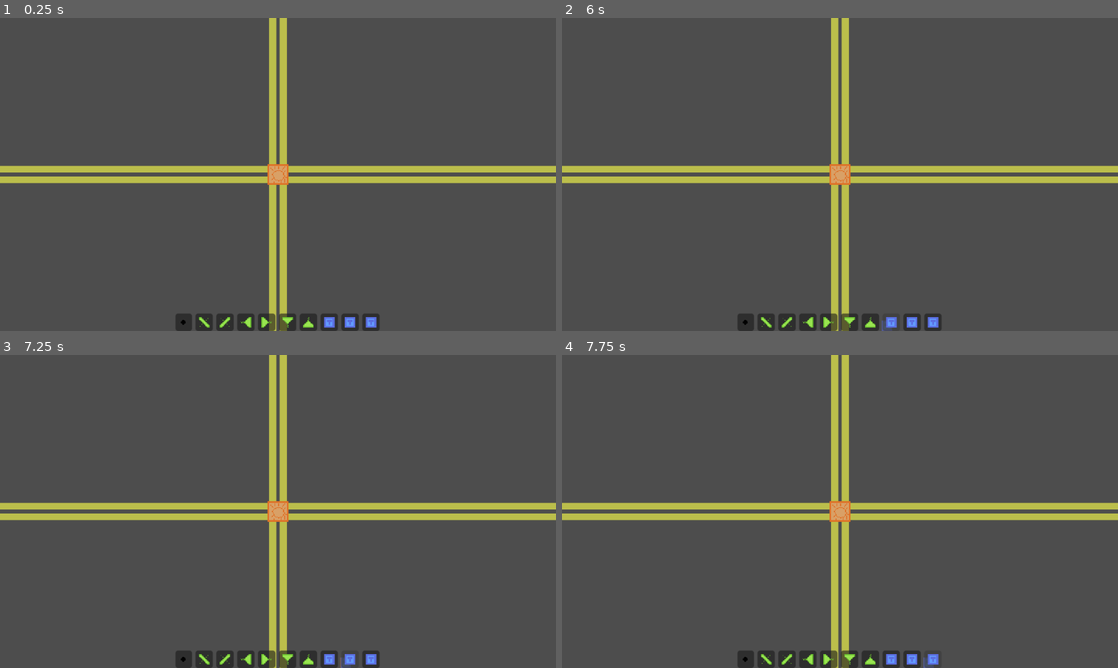
Above: before the commit, frames 1-4 (two rows, left to right).
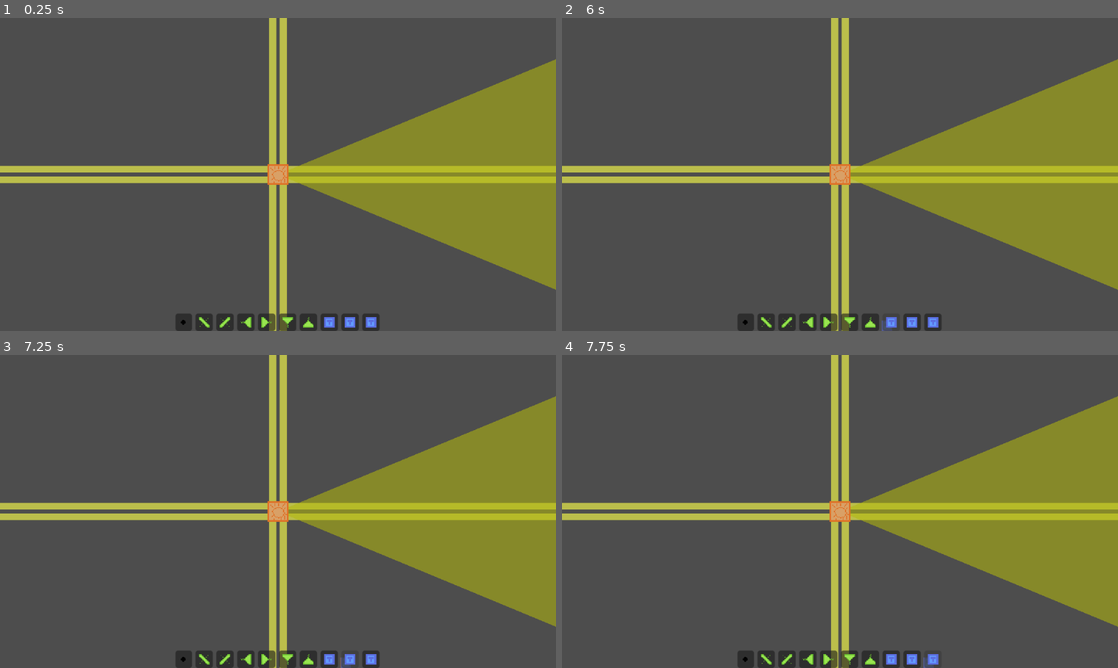
Above: after the commit, the same moments.

Repository: TrueHopolok/gj_solarnight
Game: Godot game, scene res://scenes/main_game_scene/main_game_scene.tscn
Two runs of this game, one before a commit and one after it. Both use one fixed random seed, a clock stepped at 60 frames per second and the inputs below.
Inputs (mouse positions are in pixels of both pictures, inside the frame that each line leads up to):
- Up to frame 1 (0.25 s): no input
- Up to frame 2 (6 s): click (745, 321) at 0.5 s; click (767, 321) at 1.27 s; click (784, 321) at 2.02 s; click (806, 321) at 2.77 s; click (828, 321) at 3.52 s; click (851, 321) at 4.27 s; click (867, 321) at 5.02 s; click (890, 321) at 5.77 s
- Up to frame 3 (7.25 s): click (350, 658) at 6.52 s
- Up to frame 4 (7.75 s): click (934, 658) at 7.27 s

The runs differ from the first frame. In frame 1, 18% of the frame differs, in the area x 51-100%, y 13-87%; in frame 2, 18%; in frame 3, 18%; in frame 4, 18%.

Commit message:
feature: sun projector

Diff:
--- a/project.godot
+++ b/project.godot
@@ -98,6 +98,16 @@
 "events": [Object(InputEventMouseButton,"resource_local_to_scene":false,"resource_name":"","device":-1,"window_id":0,"a …(284 unchanged characters)…
 ]
 }
+projector_cw={
+"deadzone": 0.2,
+"events": [Object(InputEventKey,"resource_local_to_scene":false,"resource_name":"","device":-1,"window_id":0,"alt_pressed":false,"shift_pressed":false,"ctrl_pressed":false,"meta_pressed":false,"pressed":false,"keycode":0,"physical_keycode":4194321,"key_label":0,"unicode":0,"location":0,"echo":false,"script":null)
+]
+}
+projector_ccw={
+"deadzone": 0.2,
+"events": [Object(InputEventKey,"resource_local_to_scene":false,"resource_name":"","device":-1,"window_id":0,"alt_pressed":false,"shift_pressed":false,"ctrl_pressed":false,"meta_pressed":false,"pressed":false,"keycode":0,"physical_keycode":4194319,"key_label":0,"unicode":0,"location":0,"echo":false,"script":null)
+]
+}
 
 [layer_names]
 
--- a/scenes/building/sun/sun.gd
+++ b/scenes/building/sun/sun.gd
@@ -1,7 +1,42 @@
 extends StaticBody2D
 
 
+const PROJECTOR_ANGLE: float = 45.0
+const ROTATION_SPEED: float = TAU / 3.0
+
 @export var health: int = 100
+
+@onready var projector_visual: Polygon2D = %ProjectorVisual
+@onready var building_detector: Area2D = %BuildingDetector
+@onready var projector_shape: CollisionPolygon2D = %ProjectorShape
+
+
+func _ready() -> void:
+	building_detector.body_entered.connect(_set_sun_state.bind(true))
+	building_detector.body_exited.connect(_set_sun_state.bind(false))
+
+	const A_LOT: float = 700.0
+	var ray := Vector2.RIGHT * A_LOT
+	var poly: PackedVector2Array = [
+		Vector2.ZERO,
+		ray.rotated(deg_to_rad(PROJECTOR_ANGLE * 0.5)),
+		ray.rotated(deg_to_rad(-PROJECTOR_ANGLE * 0.5)),
+	]
+
+	projector_visual.polygon = poly
+	projector_shape.polygon = poly
+
+
+func _physics_process(delta: float) -> void:
+	var inp := Input.get_axis("projector_ccw", "projector_cw")
+	building_detector.rotation += inp * ROTATION_SPEED * delta
+	projector_visual.global_rotation = building_detector.global_rotation
+
+
+func _set_sun_state(obj: Node, state: bool) -> void:
+	if not obj.has_method(&"set_sun_state"):
+		return
+	obj.set_sun_state(state)
 
 
 func damage(dmg: int) -> void:
--- a/scenes/building/sun/sun.tscn
+++ b/scenes/building/sun/sun.tscn
@@ -15,8 +15,22 @@
 collision_mask = 0
 script = ExtResource("1_vlfx2")
 
+[node name="ProjectorVisual" type="Polygon2D" parent="." unique_id=806560964]
+unique_name_in_owner = true
+color = Color(0.7019608, 0.72156864, 0.050980393, 0.5647059)
+polygon = PackedVector2Array(43, -69, 0, 0, 97, -35)
+
 [node name="Sprite2D" type="Sprite2D" parent="." unique_id=1954649595]
 texture = SubResource("AtlasTexture_4ejyq")
 
 [node name="CollisionShape2D" type="CollisionShape2D" parent="." unique_id=1602799174]
 shape = SubResource("RectangleShape2D_inxby")
+
+[node name="BuildingDetector" type="Area2D" parent="." unique_id=522392678]
+unique_name_in_owner = true
+collision_layer = 0
+collision_mask = 2
+
+[node name="ProjectorShape" type="CollisionPolygon2D" parent="BuildingDetector" unique_id=134624686]
+unique_name_in_owner = true
+polygon = PackedVector2Array(0, 0, 42, -71, 100, -37)
--- a/scenes/building/tower/canon.tscn
+++ b/scenes/building/tower/canon.tscn
@@ -18,6 +18,10 @@
 reload_time = 1.5
 projectile = ExtResource("2_nb2ud")
 
+[node name="SunPolygon" type="Polygon2D" parent="." unique_id=1200198887]
+color = Color(0.9843137, 0, 0.12941177, 1)
+polygon = PackedVector2Array(-7, -7, -6, -13, -3, -9, -3, -15, 0, -9, 6, -13, 4, -9, 12, -9, 8, -6, 8, -3, 7, -1, 14, 1, 7, 3, 12, 6, 7, 6, 10, 12, 5, 8, 3, 12, 1, 8, -1, 12, -2, 8, -6, 12, -6, 7, -11, 8, -7, 2, -12, 2, -8, -3, -11, -5)
+
 [node name="Sprite2D" type="Sprite2D" parent="." unique_id=244333039]
 texture = SubResource("AtlasTexture_d30og")
 
--- a/scenes/building/tower/tower.gd
+++ b/scenes/building/tower/tower.gd
@@ -3,6 +3,9 @@
 
 
 const SUN_MULTIPLIER: float = 1.5
+const SUN_POLYGON_POINTS: int = 30
+const SUN_POLYGON_MAJOR: float = 12
+const SUN_POLYGON_MINOR: float = 10
 
 @export var reload_time: float = 3.0
 @export var projectile: PackedScene
@@ -14,10 +17,22 @@
 var _under_sun: bool = false
 var _health: int
 
+@onready var sun_polygon: Polygon2D = $SunPolygon
+
 
 func _ready() -> void:
 	_reload_left = randf_range(reload_time, reload_time * 2)
 	_health = initial_health
+
+	set_light_state(false)
+	set_sun_state(false)
+
+	var polygon: PackedVector2Array
+	for i: int in SUN_POLYGON_POINTS:
+		polygon.push_back(Vector2.RIGHT.rotated(remap(i, 0, SUN_POLYGON_POINTS, 0, TAU))
+			* (SUN_POLYGON_MINOR if i % 2 == 0 else SUN_POLYGON_MAJOR))
+
+	sun_polygon.polygon = polygon
 
 
 func _physics_process(delta: float) -> void:
@@ -71,11 +86,12 @@
 
 func set_sun_state(v: bool) -> void:
 	_under_sun = v
+	sun_polygon.visible = _under_sun
 
 
 func set_light_state(v: bool) -> void:
 	_energry = v
-
+	sun_polygon.visible = _under_sun
 
 
 func damage(val: int) -> void:
Not shown: 1 places in scenes/building/sun/sun.tscn that only renumber resources
